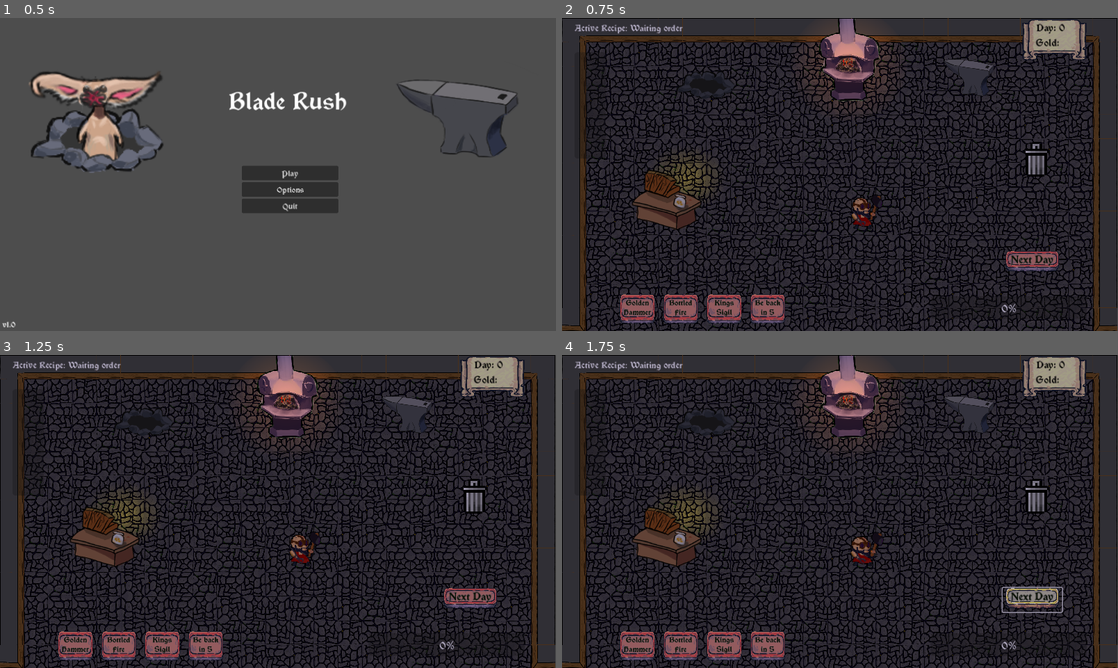
Above: before the commit, frames 1-4 (two rows, left to right).
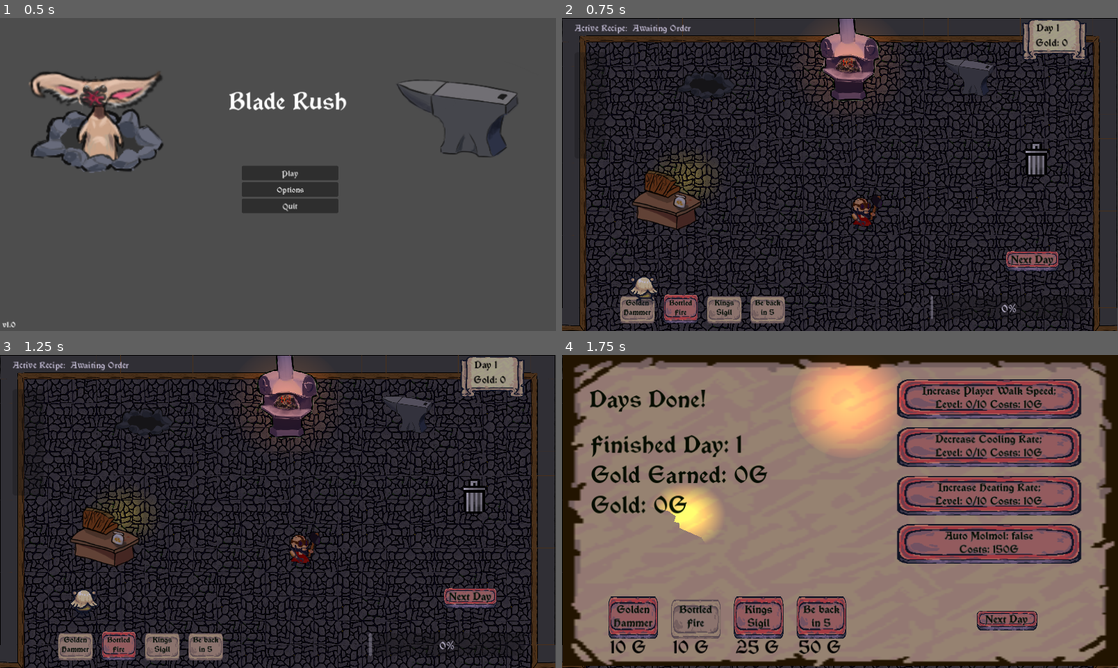
Above: after the commit, the same moments.

Repository: kevinjarocki/BladeRush2.0
Game: Godot game, scene res://menu.tscn
Same seed, same stepped clock (60 frames per second), same inputs: the game is played once before the commit and once after it.
Inputs:
- Up to frame 1 (0.5 s): no input
- Up to frame 2 (0.75 s): click "Play" at 0.5 s
- Up to frame 3 (1.25 s): no input
- Up to frame 4 (1.75 s): click "Next Day" at 1.25 s

Frame 1 is identical in both runs. In frame 2, 1.4% of the frame differs, in the area x 10-91%, y 1-98%; in frame 3, 1.4%; in frame 4, 95%, in the area x 0-100%, y 0-100%.
Error before the commit: Parse Error: Unexpected "Indent" in class body. (res://ShopManager.gd:54)

Commit message:
RecipeBook

Diff:
--- a/ShopManager.gd
+++ b/ShopManager.gd
@@ -3,7 +3,7 @@
 @export var money = 0
 @export var day = 1
 @export var dayTimer = 0.00
-@export var endDayTime = 5
+@export var endDayTime = 80
 @export var activeRecipe = "Awaiting Order"
 @export var activeMaterial = ""
 @export var minigame: PackedScene
@@ -46,20 +46,35 @@
 	"Dagger" : {"points": [Vector2(569, 139),Vector2(628, 191),Vector2(654, 237),Vector2(660, 291),Vector2(660, 293)],
 	"name": "dagger", "perfectRange": 5, "punishRate": 0.2, "value" : 3},
 
-	"Scimitar" : {"points": [Vector2(553, 214),Vector2(610, 282),Vector2(515, 326),Vector2(619, 398),Vector2(534, 448)],
-	"name": "scimitar","perfectRange": 3, "punishRate": 0.1, "value" : 5},
-
-	"Axe" : {"points": [Vector2(580, 508),Vector2(576, 431),Vector2(578, 365),Vector2(578, 287),Vector2(613, 492),Vector2(614, 440),Vector2(614, 391),Vector2(615, 325),Vector2(550, 266)],
-	"name": "axe", "perfectRange": 10, "punishRate": 0.5, "value" : 8}
+	"Scimitar" : {"points": [Vector2(586, 279),Vector2(545, 329),Vector2(523, 369),Vector2(506, 381),Vector2(535, 332),Vector2(580, 277),Vector2(484, 394),Vector2(516, 335),Vector2(546, 285),Vector2(611, 244)],
+	"name": "scimitar","perfectRange": 5, "punishRate": 0.1, "value" : 2},
+
+	"Axe" : {"points": [Vector2(635, 355),Vector2(596, 326),Vector2(559, 293),Vector2(524, 264),Vector2(626, 368),Vector2(648, 337),Vector2(504, 298),Vector2(507, 270),Vector2(524, 253),Vector2(552, 239),Vector2(547, 368),Vector2(568, 397),Vector2(597, 365)],
+	"name": "axe", "perfectRange": 10, "punishRate": 0.5, "value" : 3},
+
+	"Falchion" : {"points": [Vector2(602, 276),Vector2(504, 387),Vector2(627, 324),Vector2(581, 234),Vector2(574, 408),Vector2(492, 382),Vector2(623, 261),Vector2(554, 350),Vector2(587, 257),Vector2(563, 391),Vector2(520, 372),Vector2(531, 356),Vector2(531, 355),Vector2(624, 235),Vector2(637, 235)],
+	"name": "falchion", "perfectRange": 5, "punishRate": 0.4, "value" : 4},
+
+	"Longsword" : {"points": [Vector2(519, 374),Vector2(658, 264),Vector2(562, 324),Vector2(562, 325),Vector2(620, 252),Vector2(557, 368)],
+	"name": "longsword", "perfectRange": 8, "punishRate": 0.1, "value" : 1},
+
+	"Rapier" : {"points": [Vector2(635, 248),Vector2(635, 248),Vector2(635, 248),Vector2(600, 292),Vector2(600, 292),Vector2(600, 292),Vector2(563, 355),Vector2(563, 355),Vector2(563, 355),Vector2(526, 413),Vector2(526, 413),Vector2(526, 413)],
+	"name": "rapier", "perfectRange": 3, "punishRate": 1, "value" : 3},
+
+	"Sabre" : {"points": [Vector2(503, 367),Vector2(655, 283),Vector2(543, 326),Vector2(537, 367),Vector2(537, 368),Vector2(642, 258),Vector2(600, 301),Vector2(602, 300)],
+	"name": "sabre", "perfectRange": 6, "punishRate": 0.5, "value" : 2},
+
+	"Tashi" : {"points": [Vector2(566, 287),Vector2(567, 287),Vector2(527, 360),Vector2(581, 247),Vector2(526, 327),Vector2(525, 328),Vector2(640, 258),Vector2(515, 364),Vector2(591, 237),Vector2(474, 412),Vector2(428, 387),Vector2(651, 240),Vector2(530, 370),Vector2(530, 371)],
+	"name": "tashi", "perfectRange": 15, "punishRate": 1.5, "value" : 2}
 }
 
-
-	"Tin" : {"name": "tin", "coolRate" : 10, "heatRate" : 25, "idealTemp": 7500, "idealTempRange": 1200, "valueMod": 2, "cost": 1},
+var materialBook = {
+	"Tin" : {"name": "tin", "coolRate" : 10, "heatRate" : 25, "idealTemp": 7500, "idealTempRange": 1200, "valueMod": 2, "cost": 0},
 	"Iron" : {"name": "iron", "coolRate" : 8, "heatRate" : 25, "idealTemp": 6600, "idealTempRange": 800, "valueMod": 3, "cost": 1},
 	"Bronze" : {"name": "bronze", "coolRate" : 4, "heatRate" : 25, "idealTemp": 4000, "idealTempRange": 1000, "valueMod": 4, "cost": 1},
 	"Gold": {"name": "gold", "coolRate" : 20, "heatRate" : 50, "idealTemp": 3000, "idealTempRange": 500, "valueMod": 6, "cost": 1},
 	"Rune": {"name": "rune", "coolRate" : 15, "heatRate" : 40, "idealTemp": 5500, "idealTempRange": 400, "valueMod": 7, "cost": 1},
-	"Mithril": {"name": "mithril", "coolRate" : 50, "heatRate" : 10, "idealTemp": 5000, "idealTempRange": 200, "valueMod": 7, "cost": 1},
+	"Mithril": {"name": "mithril", "coolRate" : 50, "heatRate" : 10, "idealTemp": 5000, "idealTempRange": 1000, "valueMod": 7, "cost": 1},
 	"Caledonite": {"name": "caledonite", "coolRate" : 4, "heatRate" : 20, "idealTemp": 7000, "idealTempRange": 200, "valueMod": 8, "cost": 1}
 
 }
--- a/ingot.tscn
+++ b/ingot.tscn
@@ -1,9 +1,14 @@
-[gd_scene load_steps=15 format=3 uid="uid://7nch364v2svb"]
+[gd_scene load_steps=30 format=3 uid="uid://7nch364v2svb"]
 
 [ext_resource type="Script" path="res://Ingot.gd" id="1_iac0r"]
 [ext_resource type="Texture2D" uid="uid://db52wh6xkyow2" path="res://Assets/Shareef/Ingot_Axe.png" id="2_jgmdq"]
+[ext_resource type="Texture2D" uid="uid://c3mjra7a4b1h4" path="res://Assets/Shareef/Ingot_Falchion.png" id="4_007vi"]
 [ext_resource type="Texture2D" uid="uid://dfrdi5r22eshs" path="res://Assets/Shareef/Ingot_Scimitar.png" id="4_f5qwb"]
+[ext_resource type="Texture2D" path="res://Assets/Shareef/Ingot_Longsword.png" id="4_htq1w"]
 [ext_resource type="Texture2D" uid="uid://wsjx08weifro" path="res://Assets/Shareef/dagger.png" id="6_3ku6o"]
+[ext_resource type="Texture2D" uid="uid://c1ytflt4nq2pc" path="res://Assets/Shareef/Ingot_Rapier.png" id="6_x8asn"]
+[ext_resource type="Texture2D" uid="uid://cvpq74s7vrpfy" path="res://Assets/Shareef/Ingot_Sabre.png" id="7_2x3ei"]
+[ext_resource type="Texture2D" uid="uid://b6m6kbowjq2rp" path="res://Assets/Shareef/Ingot_Tashi.png" id="9_2251x"]
 
 [sub_resource type="AtlasTexture" id="AtlasTexture_46kyo"]
 atlas = ExtResource("2_jgmdq")
@@ -21,6 +26,38 @@
 atlas = ExtResource("6_3ku6o")
 region = Rect2(200, 0, 200, 200)
 
+[sub_resource type="AtlasTexture" id="AtlasTexture_5xvu2"]
+atlas = ExtResource("4_007vi")
+region = Rect2(0, 0, 200, 200)
+
+[sub_resource type="AtlasTexture" id="AtlasTexture_652sw"]
+atlas = ExtResource("4_007vi")
+region = Rect2(200, 0, 200, 200)
+
+[sub_resource type="AtlasTexture" id="AtlasTexture_mik72"]
+atlas = ExtResource("4_htq1w")
+region = Rect2(0, 0, 200, 200)
+
+[sub_resource type="AtlasTexture" id="AtlasTexture_qffpp"]
+atlas = ExtResource("4_htq1w")
+region = Rect2(200, 0, 200, 200)
+
+[sub_resource type="AtlasTexture" id="AtlasTexture_2xoar"]
+atlas = ExtResource("6_x8asn")
+region = Rect2(0, 0, 200, 200)
+
+[sub_resource type="AtlasTexture" id="AtlasTexture_b4d18"]
+atlas = ExtResource("6_x8asn")
+region = Rect2(200, 0, 200, 200)
+
+[sub_resource type="AtlasTexture" id="AtlasTexture_n4ved"]
+atlas = ExtResource("7_2x3ei")
+region = Rect2(0, 0, 200, 200)
+
+[sub_resource type="AtlasTexture" id="AtlasTexture_waeso"]
+atlas = ExtResource("7_2x3ei")
+region = Rect2(200, 0, 200, 200)
+
 [sub_resource type="AtlasTexture" id="AtlasTexture_8mr8m"]
 atlas = ExtResource("4_f5qwb")
 region = Rect2(0, 0, 200, 200)
@@ -29,6 +66,14 @@
 atlas = ExtResource("4_f5qwb")
 region = Rect2(200, 0, 200, 200)
 
+[sub_resource type="AtlasTexture" id="AtlasTexture_0sel7"]
+atlas = ExtResource("9_2251x")
+region = Rect2(0, 0, 200, 200)
+
+[sub_resource type="AtlasTexture" id="AtlasTexture_vbxvo"]
+atlas = ExtResource("9_2251x")
+region = Rect2(200, 0, 200, 200)
+
 [sub_resource type="SpriteFrames" id="SpriteFrames_6qvr0"]
 animations = [{
 "frames": [{
@@ -55,6 +100,50 @@
 }, {
 "frames": [{
 "duration": 1.0,
+"texture": SubResource("AtlasTexture_5xvu2")
+}, {
+"duration": 1.0,
+"texture": SubResource("AtlasTexture_652sw")
+}],
+"loop": true,
+"name": &"falchion",
+"speed": 5.0
+}, {
+"frames": [{
+"duration": 1.0,
+"texture": SubResource("AtlasTexture_mik72")
+}, {
+"duration": 1.0,
+"texture": SubResource("AtlasTexture_qffpp")
+}],
+"loop": true,
+"name": &"longsword",
+"speed": 5.0
+}, {
+"frames": [{
+"duration": 1.0,
+"texture": SubResource("AtlasTexture_2xoar")
+}, {
+"duration": 1.0,
+"texture": SubResource("AtlasTexture_b4d18")
+}],
+"loop": true,
+"name": &"rapier",
+"speed": 5.0
+}, {
+"frames": [{
+"duration": 1.0,
+"texture": SubResource("AtlasTexture_n4ved")
+}, {
+"duration": 1.0,
+"texture": SubResource("AtlasTexture_waeso")
+}],
+"loop": true,
+"name": &"sabre",
+"speed": 5.0
+}, {
+"frames": [{
+"duration": 1.0,
 "texture": SubResource("AtlasTexture_8mr8m")
 }, {
 "duration": 1.0,
@@ -62,6 +151,17 @@
 }],
 "loop": true,
 "name": &"scimitar",
+"speed": 5.0
+}, {
+"frames": [{
+"duration": 1.0,
+"texture": SubResource("AtlasTexture_0sel7")
+}, {
+"duration": 1.0,
+"texture": SubResource("AtlasTexture_vbxvo")
+}],
+"loop": true,
+"name": &"tashi",
 "speed": 5.0
 }]
 
@@ -83,11 +183,10 @@
 metadata/_edit_group_ = true
 
 [node name="AnimatedSprite2D" type="AnimatedSprite2D" parent="."]
-modulate = Color(0.168627, 0.168627, 0.168627, 0.752941)
-scale = Vector2(0.3, 0.3)
-
+scale = Vector2(0.308594, 0.302734)
 sprite_frames = SubResource("SpriteFrames_6qvr0")
-animation = &"axe"
+animation = &"tashi"
+frame = 1
 
 [node name="Filter" type="AnimatedSprite2D" parent="."]
 self_modulate = Color(0.788235, 0.678431, 0.67451, 1)
--- a/recipeTool.gd
+++ b/recipeTool.gd
@@ -18,8 +18,17 @@
 func _on_button_pressed():
 	tempRecipeArray.pop_back()
 	recipeTool = !recipeTool
+	var tempArray = "["
+	#if !recipeTool:
+		#print("[")
+		#for x in tempRecipeArray:
+			#print("Vector2",x,",")
+		#print("]")
+
 	if !recipeTool:
-		print("[")
 		for x in tempRecipeArray:
-			print("Vector2",x,",")
-		print("]")
+			tempArray = tempArray + "Vector2" + str(x) + ","
+	tempArray = tempArray.left(tempArray.length() - 1)
+	tempArray = tempArray + "]"
+	print (tempArray)
+	tempRecipeArray = []
Not shown, changed: .gitignore
